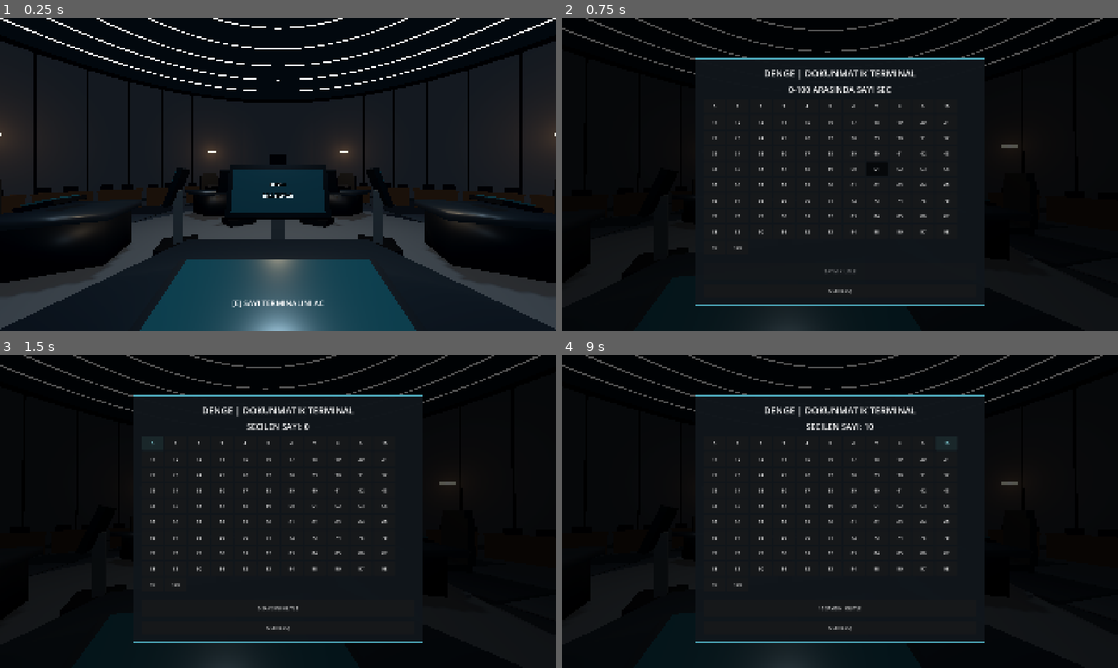
Above: before the commit, frames 1-4 (two rows, left to right).
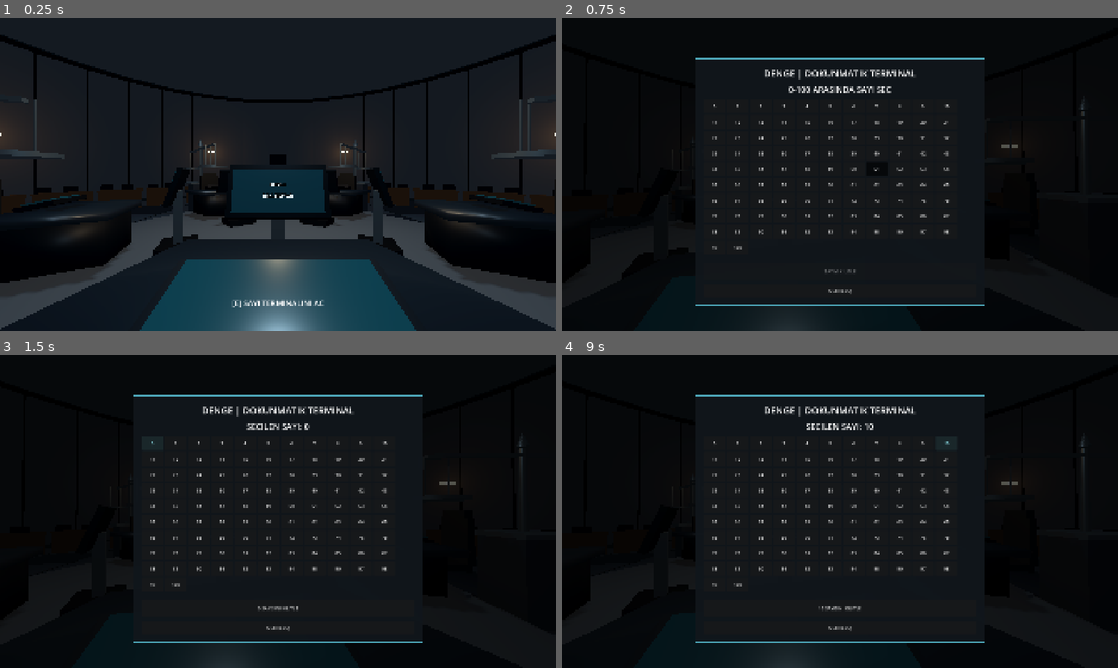
Above: after the commit, the same moments.

Repository: SerkanAydin06/DENGE
Game: Godot game, scene res://scenes/game_room.tscn
Same seed, same stepped clock (60 frames per second), same inputs: the game is played once before the commit and once after it.
Inputs (mouse positions are in pixels of both pictures, inside the frame that each line leads up to):
- Up to frame 1 (0.25 s): no input
- Up to frame 2 (0.75 s): tap Enter at 0.5 s; move the mouse to (867, 174) at 0.52 s; tap E at 0.6 s; click (867, 174) at 0.67 s
- Up to frame 3 (1.5 s): click "0" at 1.25 s
- Up to frame 4 (9 s): click "1" at 2 s; click "2" at 2.75 s; click "3" at 3.5 s; click "4" at 4.25 s; click "5" at 5 s; click "6" at 5.75 s; click "7" at 6.5 s; click "8" at 7.25 s; click "9" at 8 s; click "10" at 8.75 s

The runs differ from the first frame. In frame 1, 2.0% of the frame differs, in the area x 0-100%, y 0-54%; in frame 2, 1.0%; in frame 3, 1.0%; in frame 4, 1.0%.

Commit message:
Place one tiltable balance behind every player's chair: scenes/props/player_station.tscn

Diff:
--- a/scenes/props/player_station.tscn
+++ b/scenes/props/player_station.tscn
@@ -1,6 +1,7 @@
-[gd_scene load_steps=30 format=3]
+[gd_scene load_steps=31 format=3]
 
 [ext_resource type="Script" path="res://scripts/player_station.gd" id="1_script"]
+[ext_resource type="PackedScene" path="res://scenes/props/balance_scale.tscn" id="rear_balance_scale"]
 [ext_resource type="Mesh" path="res://assets/models/angled_desk_top.obj" id="mesh_top"]
 [ext_resource type="Mesh" path="res://assets/models/angled_desk_body.obj" id="mesh_body"]
 [ext_resource type="Material" path="res://assets/materials/concrete.tres" id="m_concrete"]
@@ -63,6 +64,14 @@
 
 [node name="SeatEye" type="Marker3D" parent="."]
 position = Vector3(0, 1.15, 0.15)
+
+[node name="SpillTarget" type="Marker3D" parent="."]
+position = Vector3(0, 1.5, 0.15)
+
+[node name="RearBalanceScale" parent="." instance=ExtResource("rear_balance_scale")]
+position = Vector3(0, -0.6, 1.66)
+rotation_degrees = Vector3(0, 90, 0)
+scale = Vector3(1, 0.72, 1)
 
 [node name="Chair" type="Node3D" parent="."]
 
